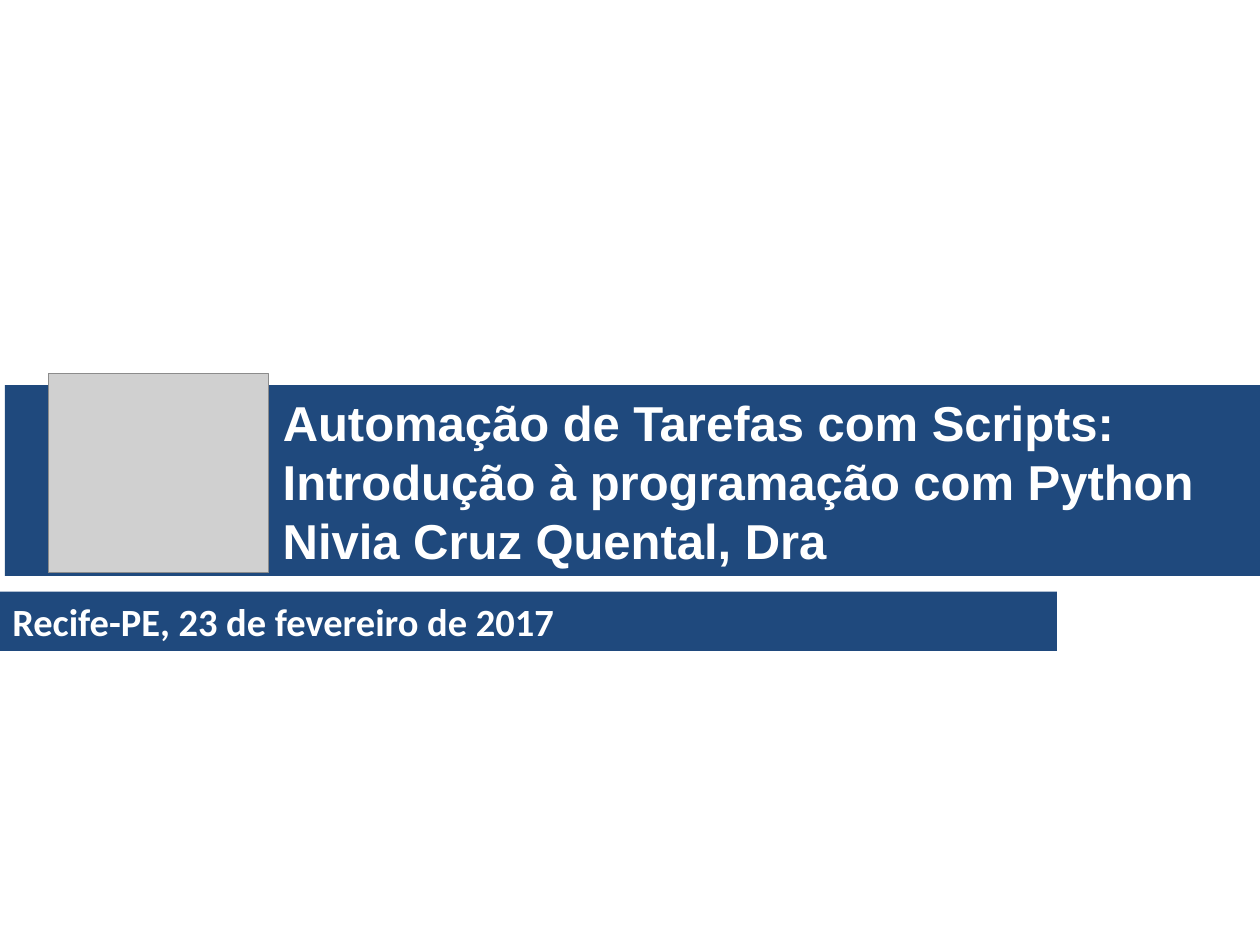
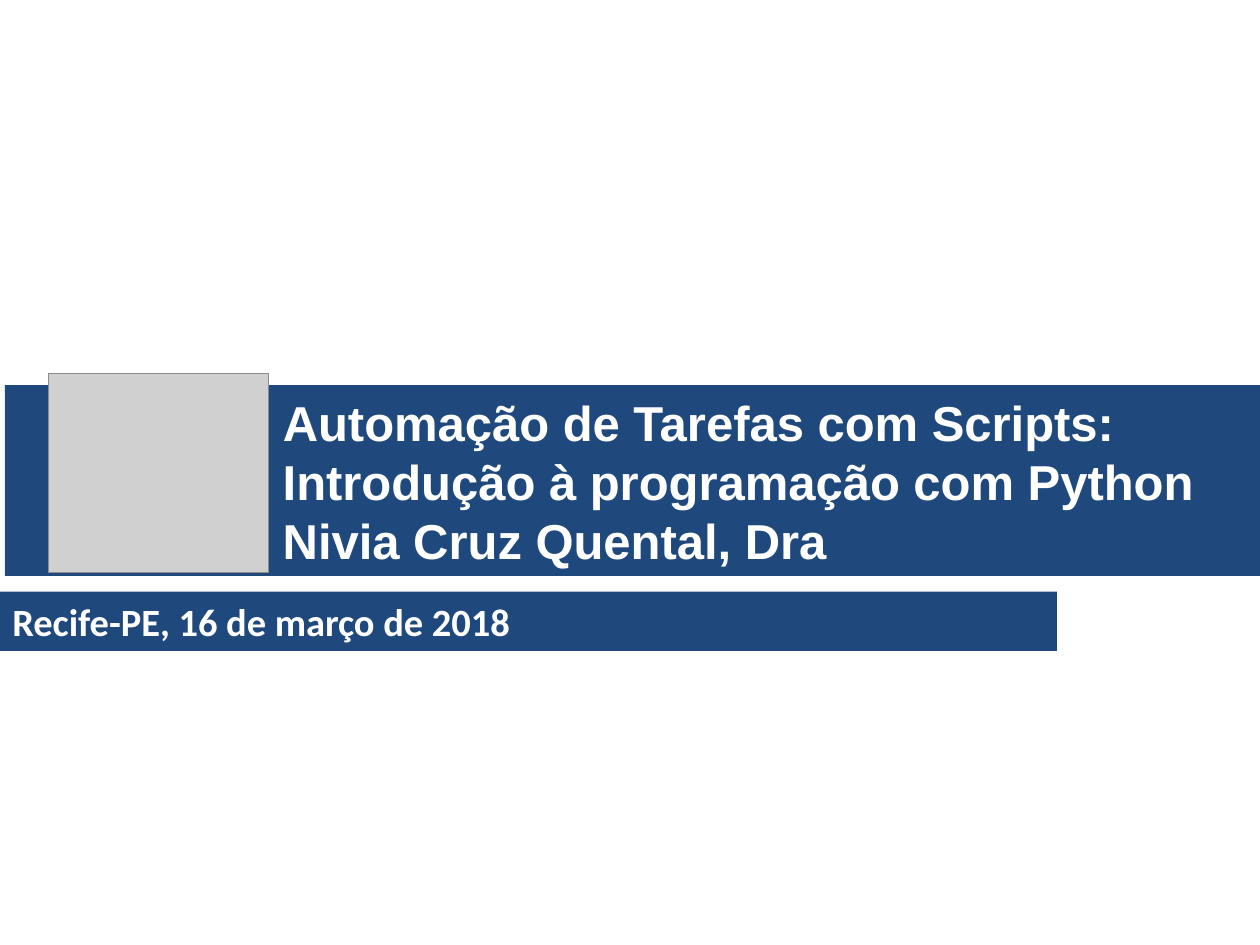
Before and after one commit to niviaquental/niviaquental.github.io, a slide deck: slide 1 of AutomacaoComScripts/Aula03-PythonIntro/03-PythonIntro.pptx. Drawn at 1260x945 pixels with LibreOffice and Linux fonts; fonts in the diff are those of the drawing; grey boxes stand for pictures; background and template pictures are left out. Boxes give left, top, right and bottom in pixels: in the first picture for what was removed or moved away, otherwise in the second. Text is boxed around its words. In the diff, an @@ line names an element or a change of style, - is before the commit and + after.

```diff
--- a/AutomacaoComScripts/Aula03-PythonIntro/03-PythonIntro.pptx
+++ b/AutomacaoComScripts/Aula03-PythonIntro/03-PythonIntro.pptx
@@ text in rectangle at [12,609,510,643]: text changed @@
-Recife-PE, 23 de fevereiro de 2017
+Recife-PE, 16 de março de 2018
```
Also in this commit, not shown: 5 other slides changed, 1 other file.
